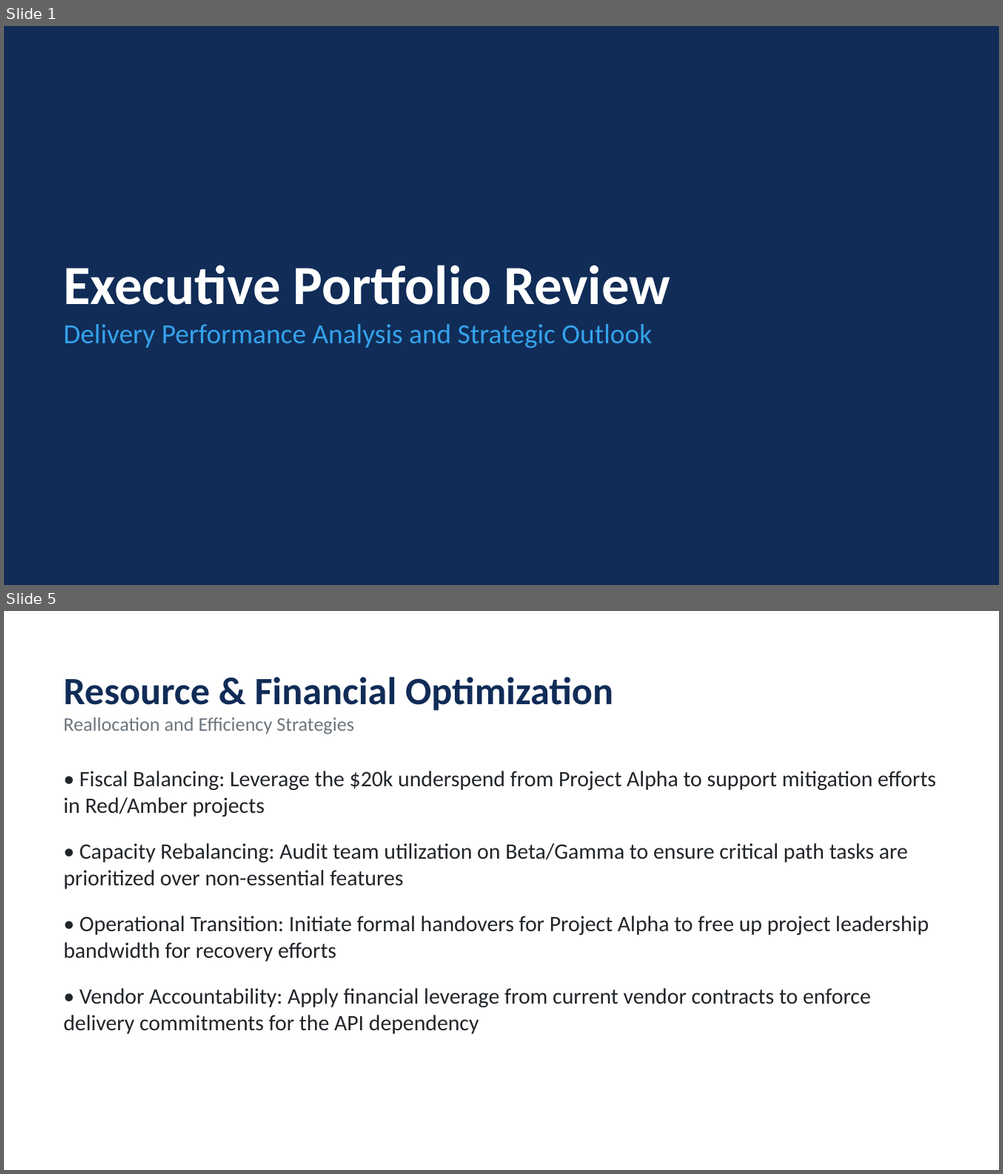
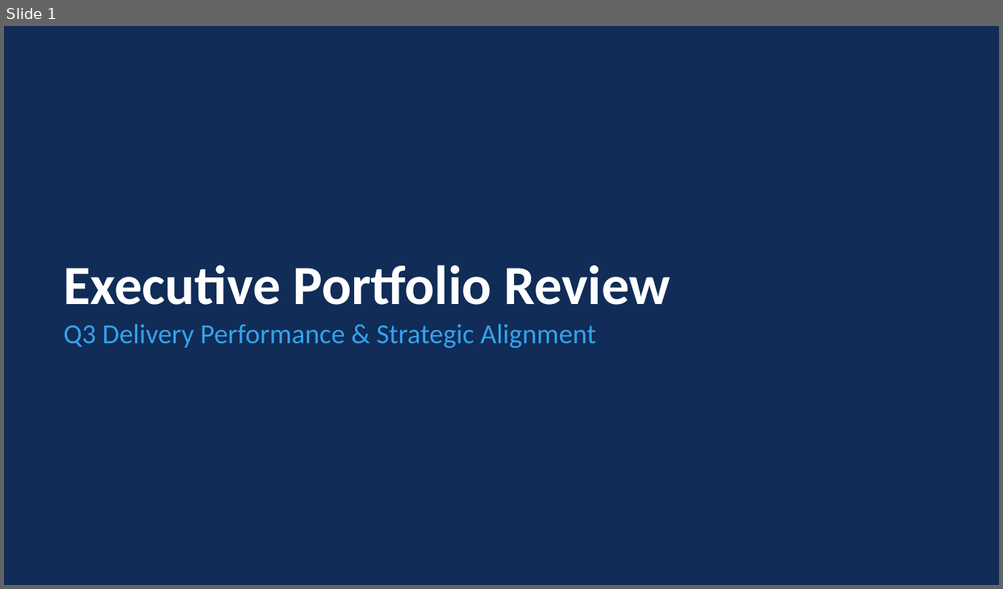
Before and after one commit to Faiz1314/project-health-agent1, a slide deck: outputs/Monthly_Executive_Report.pptx. Shown one above the other, each under a label of ours: slides 1 and 5 before the commit, slide 1 after it; the slides between them are not shown. The pictures are 1003x1174 and 1003x589 pixels, drawn with LibreOffice and Linux fonts; fonts in the diff are those of the drawing. Boxes give left, top, right and bottom in pixels: in the first picture for what was removed or moved away, otherwise in the second. Text is boxed around its words. In the diff, an @@ line names an element or a change of style, - is before the commit and + after.

```diff
--- a/outputs/Monthly_Executive_Report.pptx
+++ b/outputs/Monthly_Executive_Report.pptx
@@ slide 5 removed at [4, 611, 999, 1170], background #FFFFFF @@
@@ text removed at [63, 677, 613, 735] @@
-Resource & Financial Optimization
-Reallocation and Efficiency Strategies
@@ text removed at [63, 771, 936, 1034] @@
-• Fiscal Balancing: Leverage the $20k underspend from Project Alpha to support mitigation efforts in Red/Amber projects
-• Capacity Rebalancing: Audit team utilization on Beta/Gamma to ensure critical path tasks are prioritized over non-essential features
-• Operational Transition: Initiate formal handovers for Project Alpha to free up project leadership bandwidth for recovery efforts
-• Vendor Accountability: Apply financial leverage from current vendor contracts to enforce delivery commitments for the API dependency
@@ slide 1 changed as well @@
@@ text at [63, 324, 596, 349]: text changed @@
-Delivery Performance Analysis and Strategic Outlook
+Q3 Delivery Performance & Strategic Alignment
```
Also in this commit, not shown: 3 other slides changed, 2 slides added, 1 other slide removed, 7 other files.
